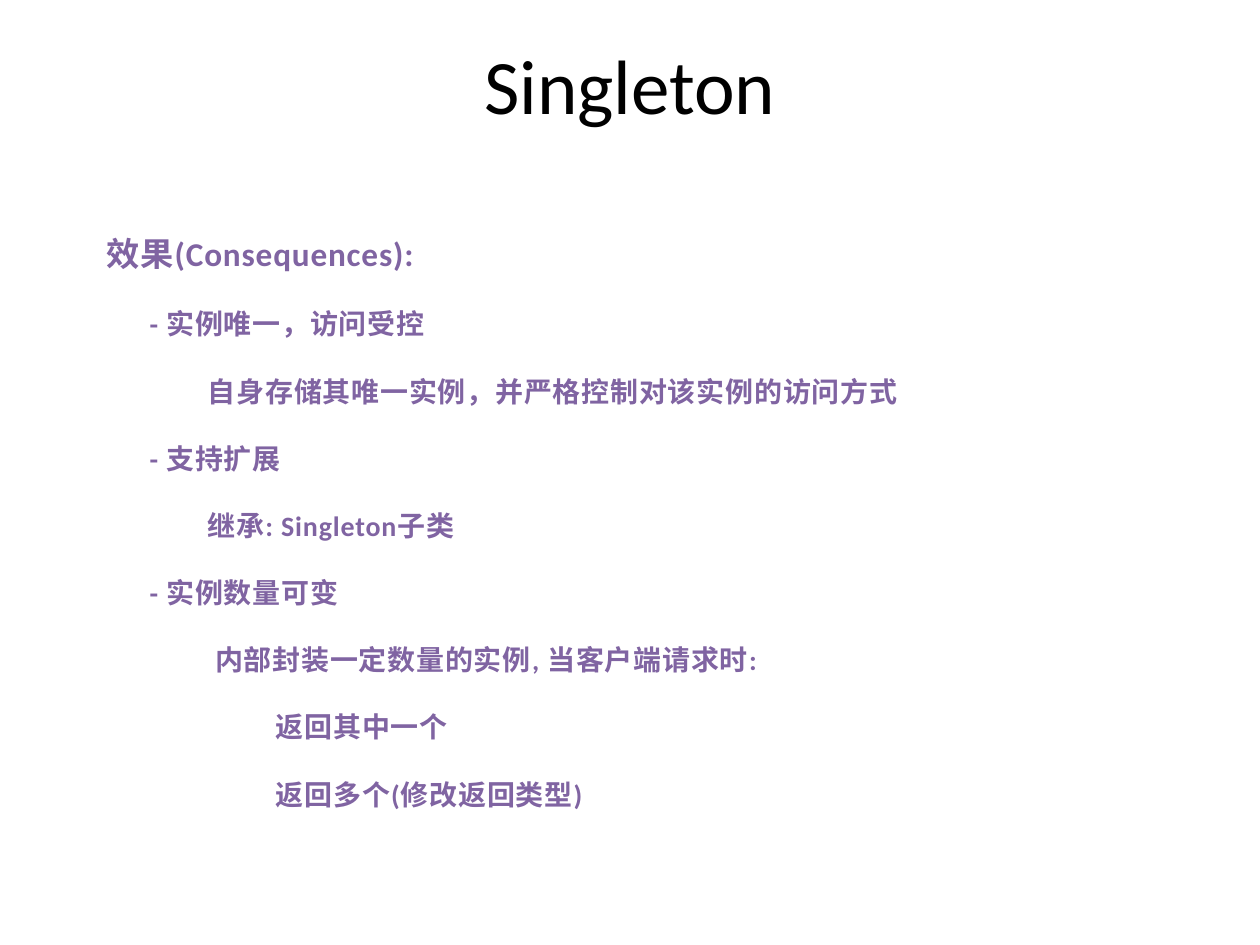
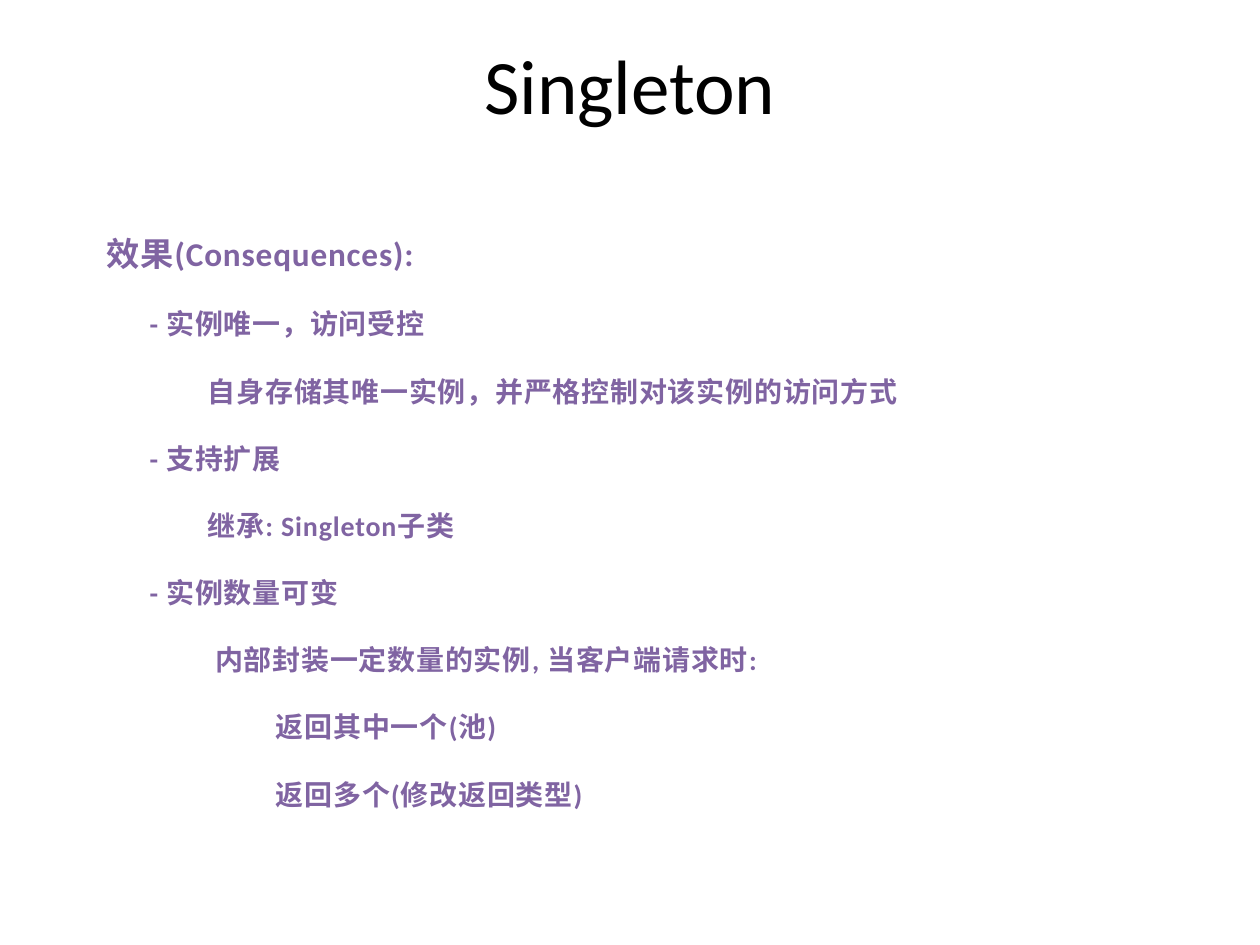
Before and after one commit to PlumpMath/DesignPattern-956, a slide deck: slide 21 of _Doc/DesignPattern.P3.Creational(Singleton).pptx (slide 22 before the commit). Drawn at 1260x945 pixels with LibreOffice and Linux fonts; fonts in the diff are those of the drawing. Boxes give left, top, right and bottom in pixels: in the first picture for what was removed or moved away, otherwise in the second. Text is boxed around its words. In the diff, an @@ line names an element or a change of style, - is before the commit and + after.

```diff
--- a/_Doc/DesignPattern.P3.Creational(Singleton).pptx
+++ b/_Doc/DesignPattern.P3.Creational(Singleton).pptx
@@ text at [276,713,496,741]: text changed @@
-返回其中一个
+返回其中一个(池)
```
Also in this commit, not shown: 6 other slides changed, 2 slides added, 5 slides removed, 2 other files.
